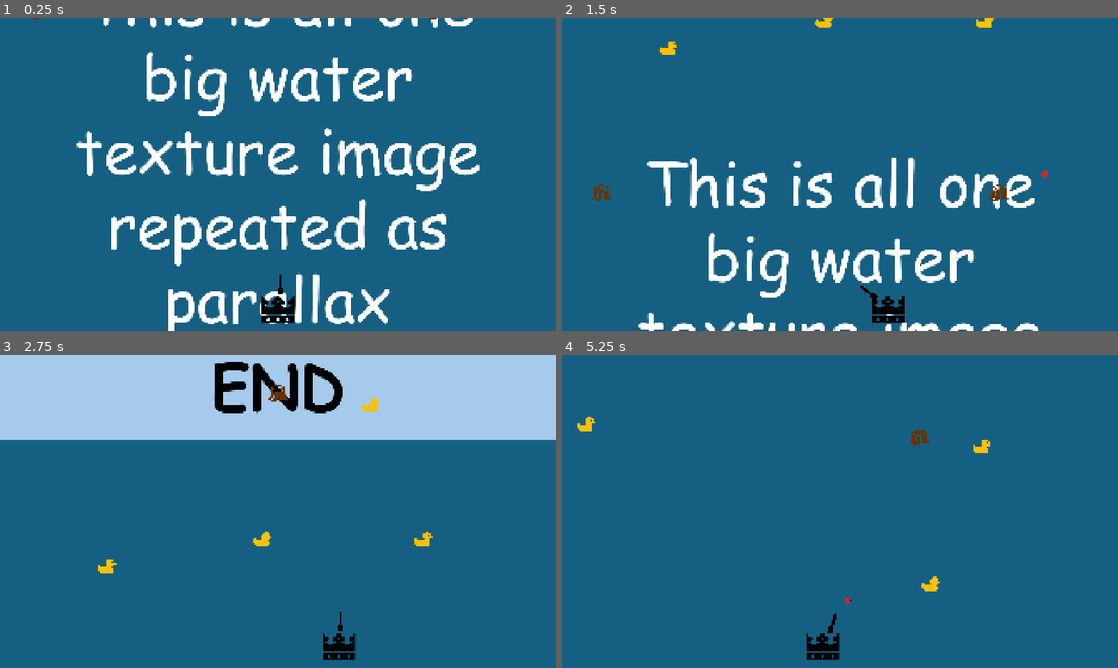
Above: before the commit, frames 1-4 (two rows, left to right).
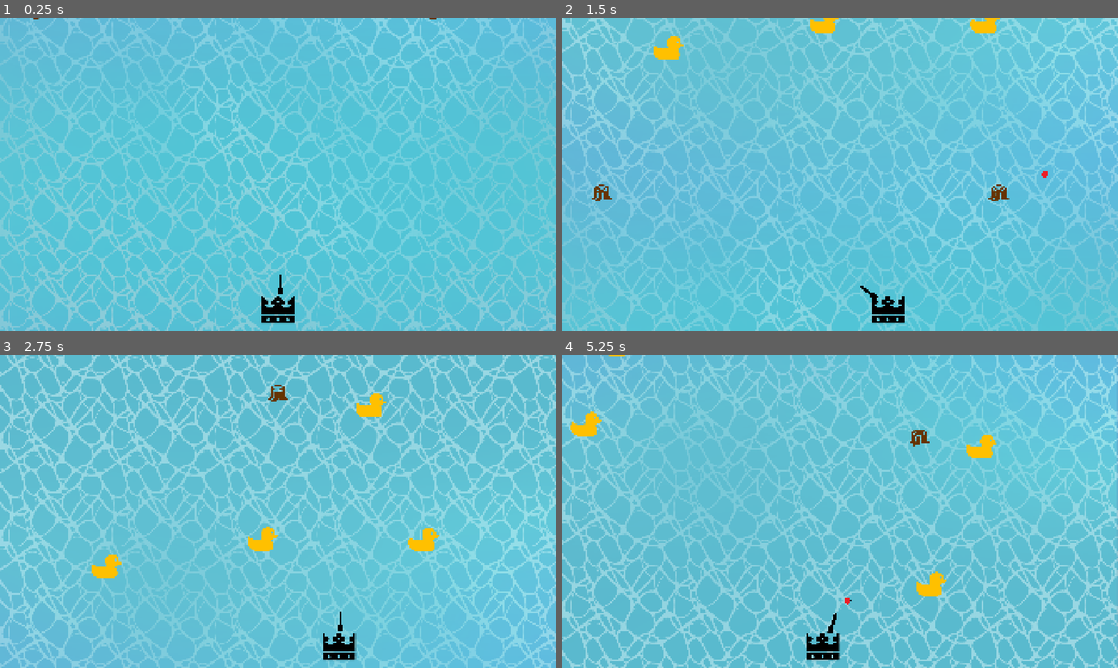
Above: after the commit, the same moments.

Repository: WraithXipher0nGit/Duck-Duck-Boom
Game: Godot game, scene res://scenes/world.tscn
Two runs of this game, one before a commit and one after it. Both use one fixed random seed, a clock stepped at 60 frames per second and the inputs below. This scene is started directly instead of the project's main scene. The engine's default icon, where the game draws it, is replaced by a stand-in: a white triangle on a blue panel in a dark square.
Inputs (mouse positions are in pixels of both pictures, inside the frame that each line leads up to):
- Up to frame 1 (0.25 s): no input
- Up to frame 2 (1.5 s): move the mouse to (962, 158) at 0.52 s; hold D (Right) 0.53-1.28 s; click (962, 158) at 0.67 s; move the mouse to (728, 190) at 1.27 s; hold A (Left) from 1.28 s (still down)
- Up to frame 3 (2.75 s): move the mouse to (333, 442) at 2.02 s; release A (Left) at 2.03 s; hold D (Right) from 2.03 s (still down)
- Up to frame 4 (5.25 s): move the mouse to (812, 574) at 2.77 s; click (812, 574) at 2.92 s; move the mouse to (1006, 558) at 3.52 s; release D (Right) at 3.53 s; hold A (Left) from 3.53 s (still down); move the mouse to (673, 464) at 4.27 s; move the mouse to (867, 511) at 5.02 s; click (867, 511) at 5.17 s

The runs differ from the first frame. In frame 1, 100% of the frame differs, in the area x 0-100%, y 0-100%; in frame 2, 99%; in frame 3, 93%; in frame 4, 99%.

Commit message:
new water texture

Diff:
--- a/scenes/ducks/duck.tscn
+++ b/scenes/ducks/duck.tscn
@@ -7,7 +7,7 @@
 radius = 77.54031
 
 [node name="Duck" type="Area2D" unique_id=2058928155]
-scale = Vector2(0.3, 0.3)
+scale = Vector2(0.5, 0.5)
 collision_layer = 2
 collision_mask = 8
 script = ExtResource("1_1jmxk")
--- a/scenes/world.tscn
+++ b/scenes/world.tscn
@@ -6,7 +6,7 @@
 [ext_resource type="Script" uid="uid://bg0aymiusnh1u" path="res://scripts/spawn_grid.gd" id="4_qfnet"]
 [ext_resource type="PackedScene" uid="uid://bhh3uy7k03hgi" path="res://scenes/obstacles/obstacle.tscn" id="5_qfnet"]
 [ext_resource type="PackedScene" uid="uid://dq12gye11cy4i" path="res://scenes/ducks/duck.tscn" id="6_i7141"]
-[ext_resource type="Texture2D" uid="uid://cfkb4f4bg62pk" path="res://dummies/sprites/water-texture.png" id="7_i7141"]
+[ext_resource type="Texture2D" uid="uid://r4nwarjbm1a6" path="res://assets/sprites/Water BG_V2.png" id="7_i7141"]
 
 [node name="World" type="Node2D" unique_id=1278491355]
 
@@ -29,7 +29,7 @@
 [node name="Parallax2D" type="ParallaxBackground" parent="." unique_id=413745298]
 
 [node name="ParallaxLayer" type="ParallaxLayer" parent="Parallax2D" unique_id=1368965208]
-motion_mirroring = Vector2(0, 3968)
+motion_mirroring = Vector2(0, 4000)
 
 [node name="Sprite2D" type="Sprite2D" parent="Parallax2D/ParallaxLayer" unique_id=2103859207]
 texture_filter = 2
Renamed: assets/audio/Water BG.png -> assets/sprites/Water BG.png
Not shown, added: assets/sprites/Water BG.png.import
Not shown, added: assets/sprites/Water BG_V2.png.import
